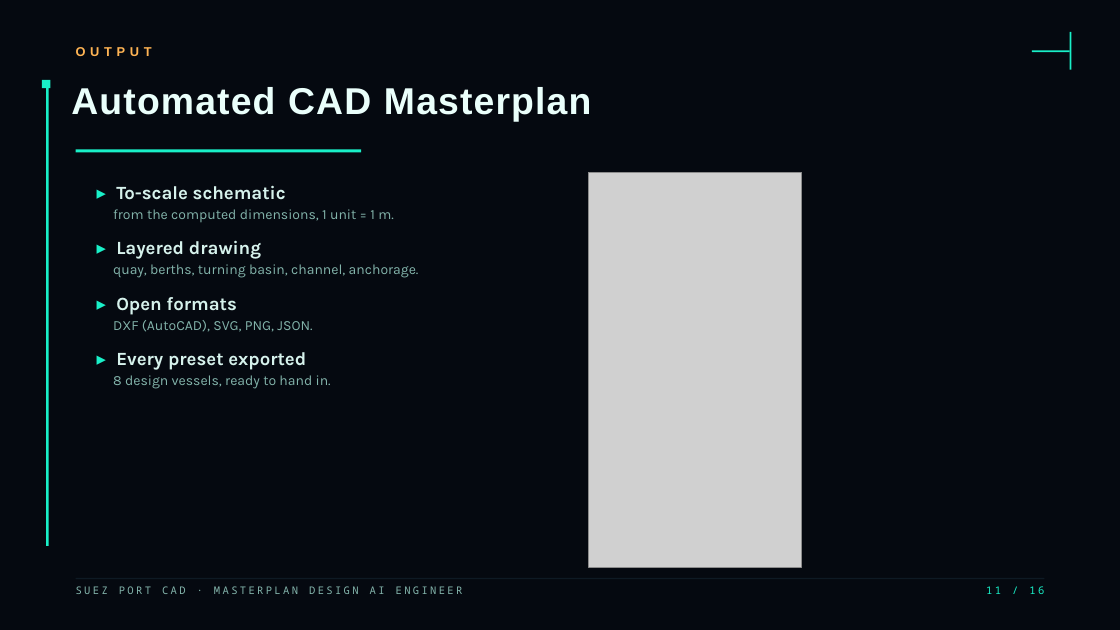
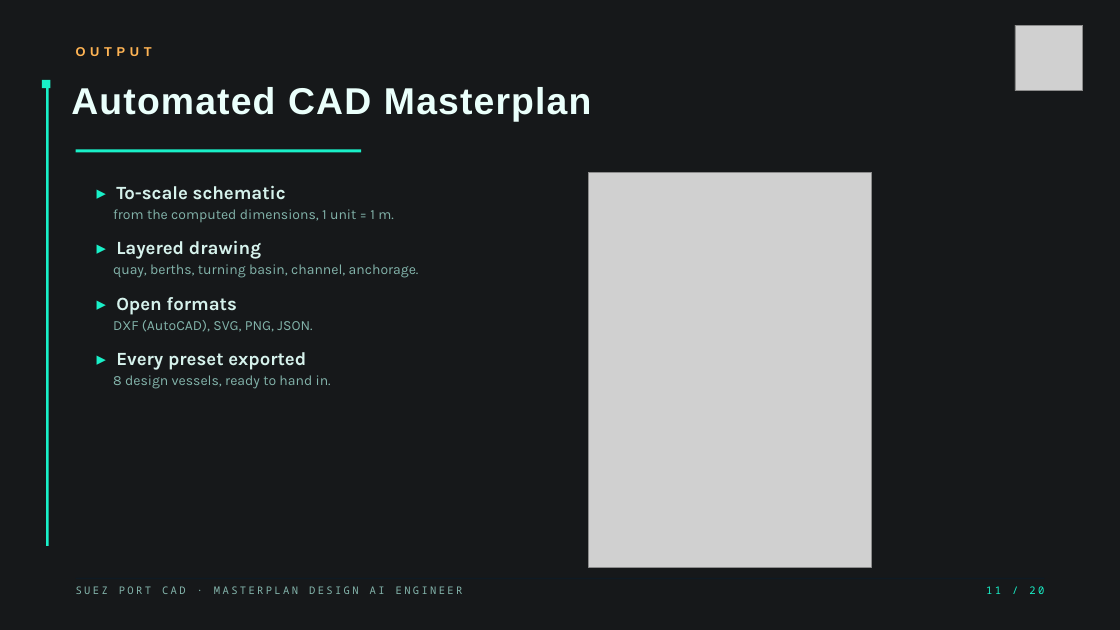
Before and after one commit to MohammedAbdelshafy/suez-cad-generator, a slide deck: slide 11 of presentation/SUEZ_Port_CAD_Graduation.pptx. Drawn at 1120x630 pixels with LibreOffice and Linux fonts; fonts in the diff are those of the drawing; grey boxes stand for pictures; background and template pictures are left out; a plain dark background stands for a picture behind light text. Boxes give left, top, right and bottom in pixels: in the first picture for what was removed or moved away, otherwise in the second. Text is boxed around its words. In the diff, an @@ line names an element or a change of style, - is before the commit and + after.

```diff
--- a/presentation/SUEZ_Port_CAD_Graduation.pptx
+++ b/presentation/SUEZ_Port_CAD_Graduation.pptx
@@ background #FFFFFF to picture (left out) @@
@@ rectangle at (0,0,1120,630): fill #050910 to #03060B at 50% opacity @@
@@ picture added at (1015,25,1083,91) @@
@@ rectangle removed at (1032,50,1070,52) @@
@@ rectangle removed at (1070,32,1071,70) @@
@@ picture: place and size @@
-picture at (588,172,802,567)
+picture at (588,172,871,567)
@@ text at (986,586,1044,594): text changed @@
-11 / 16
+11 / 20
```
Also in this commit, not shown: 15 other slides changed, 4 slides added, 29 other files.
